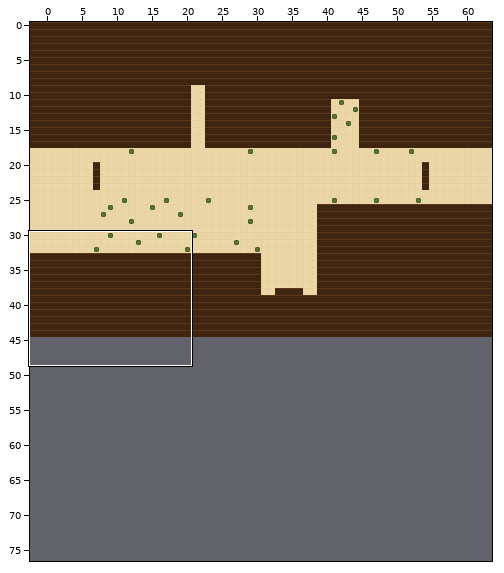
Level history. Tiled map (JSON): maps/city.tmj. Above: a wide view before the commit, with the close-up outlined.
Close-up. The starting point:
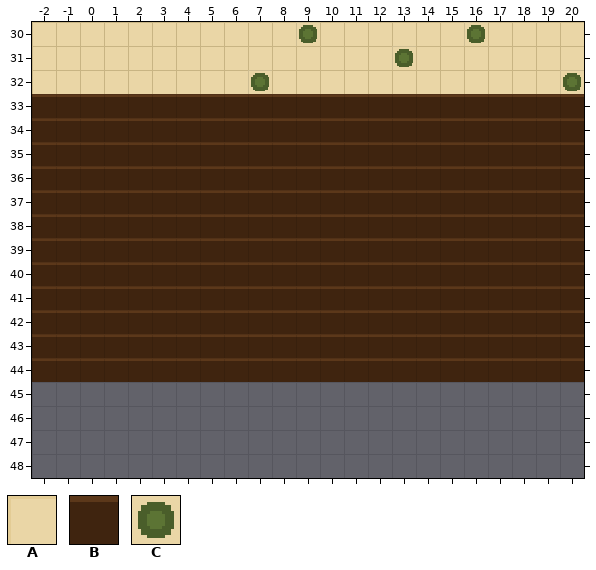
Cells are 16x16 px. Shown: x -2..20, y 30..48. The commit also changed other parts of the map, which this record leaves out. The old version is drawn lined up with the new one.
Key: from "draft": A 0, B 1, C 3.
_ is an empty cell.
Layer "ground" before, first column x -2:
30 AAAAAAAAAAACAAAAAACAAAA
31 AAAAAAAAAAAAAAACAAAAAAA
32 AAAAAAAAACAAAAAAAAAAAAC
33 BBBBBBBBBBBBBBBBBBBBBBB
34 BBBBBBBBBBBBBBBBBBBBBBB
35 BBBBBBBBBBBBBBBBBBBBBBB
36 BBBBBBBBBBBBBBBBBBBBBBB
37 BBBBBBBBBBBBBBBBBBBBBBB
38 BBBBBBBBBBBBBBBBBBBBBBB
39 BBBBBBBBBBBBBBBBBBBBBBB
40 BBBBBBBBBBBBBBBBBBBBBBB
41 BBBBBBBBBBBBBBBBBBBBBBB
42 BBBBBBBBBBBBBBBBBBBBBBB
43 BBBBBBBBBBBBBBBBBBBBBBB
44 BBBBBBBBBBBBBBBBBBBBBBB
45 _______________________
46 _______________________
47 _______________________
48 _______________________
The result:
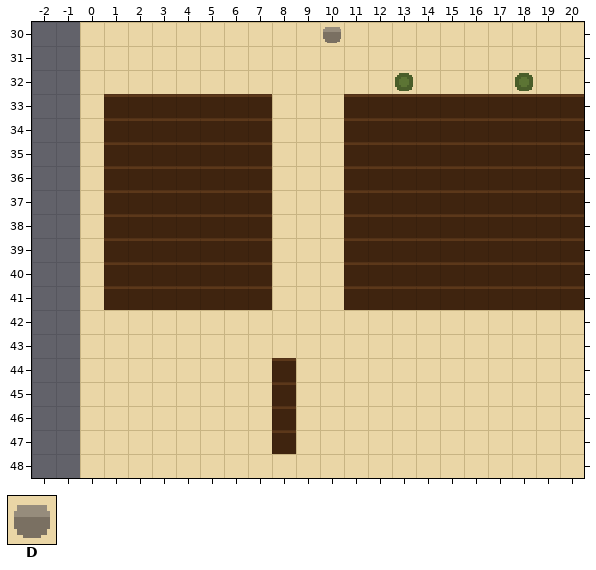
Further tiles: from "draft": D 4.
The exact change:
map size 66x45 -> 64x77 cells (old content now starts at -2,0; both pictures use the new coordinates)
Layer "ground":
The author changed tile B to tile A in rows 33 to 41 at x 0 and 8 to 10; in rows 42 to 43 at x 0 to 20; in row 44 at x 0 to 7 and 9 to 20.
The author changed tile C to tile A in row 30 at x 9 and 16; in row 31 at x 13; in row 32 at x 7 and 20.
Tile A now appears in rows 45 to 47 at x 0 to 7 and 9 to 20; in row 48 at x 0 to 20.
Tile B now appears in rows 45 to 47 at x 8.
The author changed tile A to tile C in row 32 at x 13 and 18.
The author changed tile A to tile D in row 30 at x 10.
The edit erases tile A in rows 30 to 32 at x -2 to -1.
The edit erases tile B in rows 33 to 44 at x -2 to -1.
